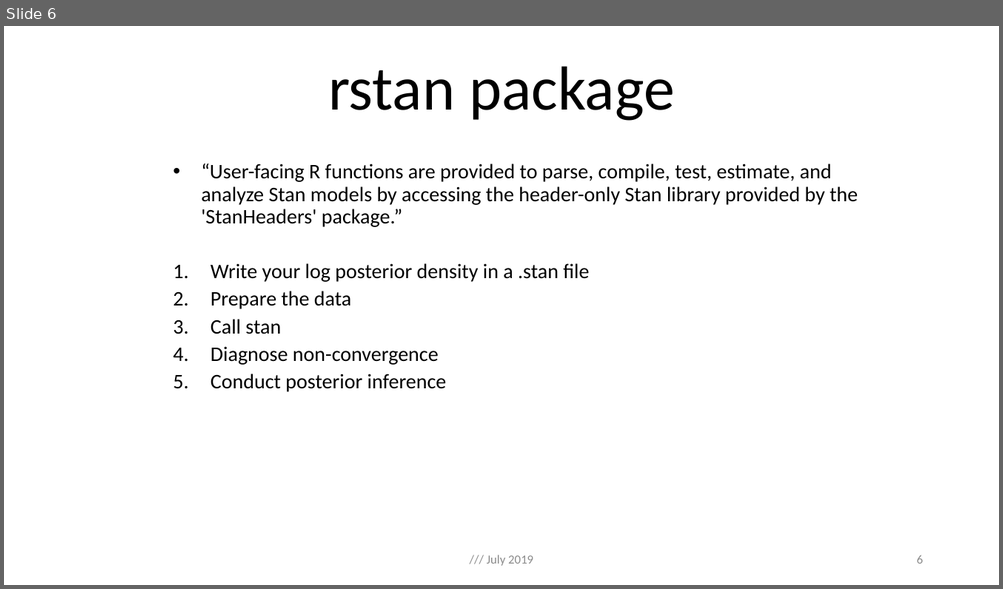
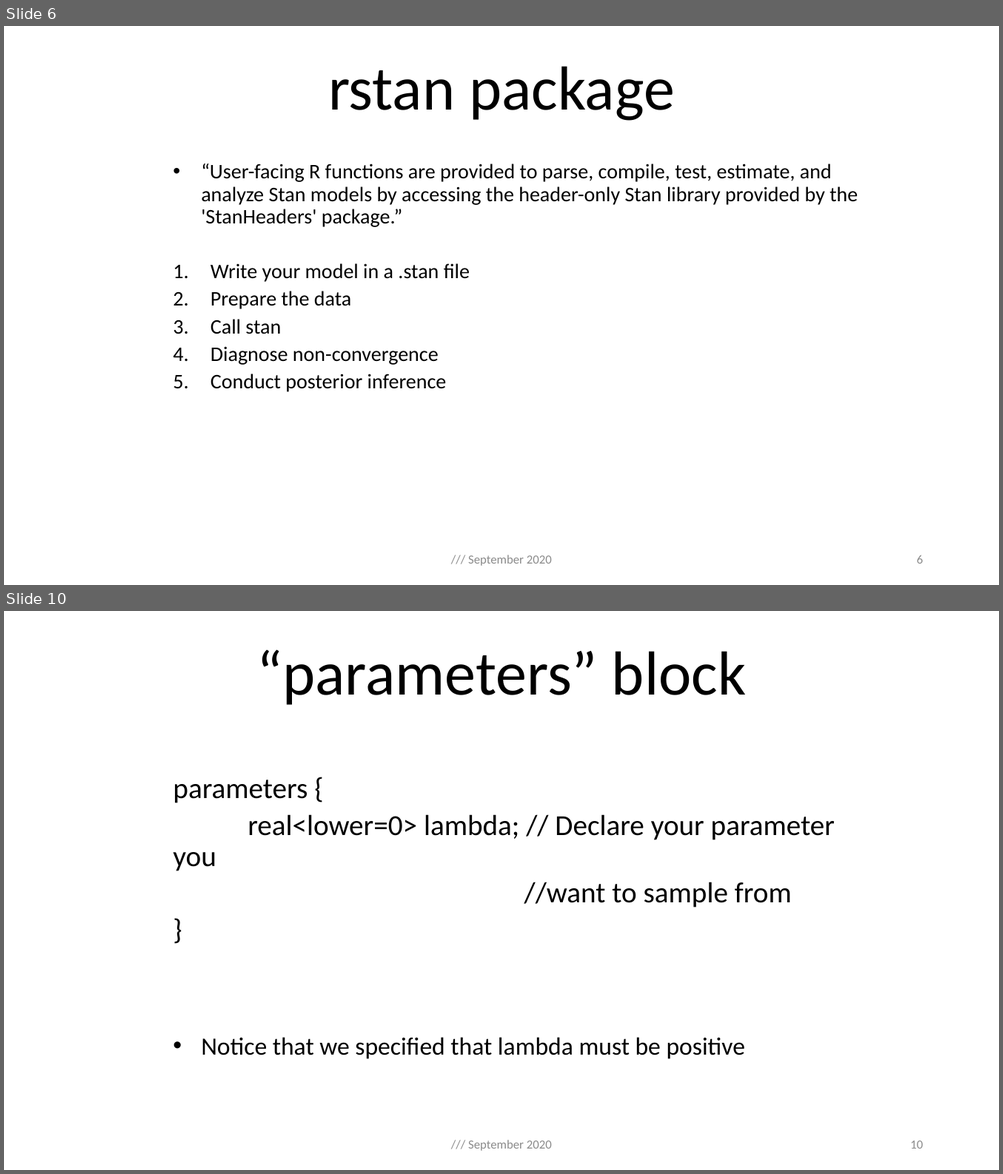
Before and after one commit to ilaga/RStan-Workshop, a slide deck: rstan_pp.pptx. Shown one above the other, each under a label of ours: slide 6 before the commit, slides 6 and 10 after it; the slides between them are not shown. The pictures are 1003x589 and 1003x1174 pixels, drawn with LibreOffice and Linux fonts; fonts in the diff are those of the drawing. Boxes give left, top, right and bottom in pixels: in the first picture for what was removed or moved away, otherwise in the second. Text is boxed around its words. In the diff, an @@ line names an element or a change of style, - is before the commit and + after.

```diff
--- a/rstan_pp.pptx
+++ b/rstan_pp.pptx
@@ slide 10 added at (4, 611, 999, 1170), background #FFFFFF @@
@@ title added at (256, 649, 745, 705), 60 pt, text #000000 @@
+“parameters” block
@@ subtitle added at (173, 780, 834, 1059), 28 pt, text #000000 @@
+  parameters {
+  real<lower=0> lambda; // Declare your parameter you
+  //want to sample from
+  }
+  • Notice that we specified that lambda must be positive
@@ text added at (468, 1140, 552, 1151), 12 pt, text #8C8C8C @@
+/// September 2020
@@ page number added at (910, 1141, 922, 1149), 12 pt, text #8C8C8C @@
+10
@@ slide 6 changed as well @@
@@ subtitle at (210, 264, 469, 282): text changed @@
-  1. Write your log posterior density in a .stan file
+  1. Write your model in a .stan file
@@ text at (468, 555, 552, 566): text changed @@
-/// July 2019
+/// September 2020
```
Also in this commit, not shown: 10 other slides changed, 5 other slides added, 1 other file.
